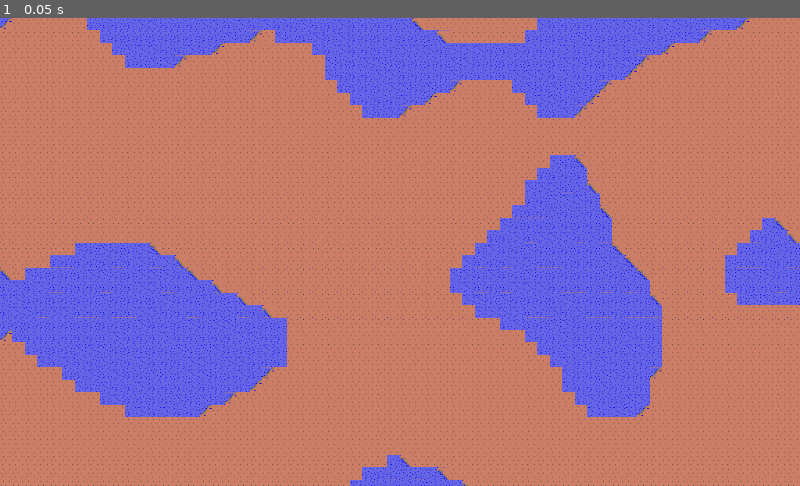
Above: before the commit, frame 1.
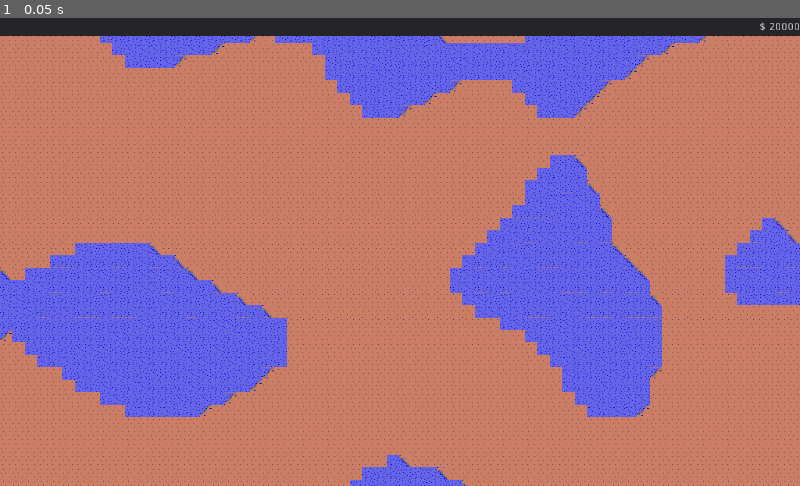
Above: after the commit, the same moment.

Repository: tonytins/citylimits
Game: Godot game, scene res://world.tscn
The game is run twice, just before and just after one commit, with the same random seed, the same clock (stepped at 60 frames per second) and the same inputs.
Inputs:
- Up to frame 1 (0.05 s): no input

The runs differ from the first frame. In frame 1, 3.8% of the frame differs, in the area x 0-100%, y 0-4%.

Commit message:
Budget script
New bank script that serves for handling the budget, taxes, and starting funds.

Diff:
--- /dev/null
+++ b/src/gui.tscn
@@ -0,0 +1,37 @@
+[gd_scene format=2]
+
+[node name="GUI" type="Control"]
+anchor_right = 1.0
+anchor_bottom = 1.0
+
+[node name="GPanel" type="Panel" parent="."]
+anchor_right = 1.0
+margin_bottom = 23.0
+
+[node name="HBox" type="HBoxContainer" parent="GPanel"]
+anchor_right = 1.0
+margin_top = 2.0
+margin_bottom = 22.0
+alignment = 2
+
+[node name="CurrencyLbl" type="Label" parent="GPanel/HBox"]
+margin_left = 1003.0
+margin_top = 3.0
+margin_right = 1011.0
+margin_bottom = 17.0
+text = "$"
+
+[node name="MoneyLbl" type="Label" parent="GPanel/HBox"]
+margin_left = 1015.0
+margin_top = 3.0
+margin_right = 1024.0
+margin_bottom = 17.0
+text = "#"
+
+[node name="DebugBtn" type="Button" parent="GPanel"]
+visible = false
+margin_left = 932.754
+margin_top = 563.202
+margin_right = 985.754
+margin_bottom = 583.202
+text = "Debug"
--- a/src/project.godot
+++ b/src/project.godot
@@ -19,11 +19,25 @@
 run/main_scene="res://world.tscn"
 config/icon="res://icon.png"
 
+[autoload]
+
+bank="*res://scripts/bank.gd"
+
 [display]
 
 window/stretch/mode="2d"
 window/stretch/aspect="keep"
 
+[input]
+
+ui_cheats={
+"deadzone": 0.5,
+"events": [ Object(InputEventKey,"resource_local_to_scene":false,"resource_name":"","device":0,"alt":false,"shift":false,"control":false,"meta":false,"command":false,"pressed":false,"scancode":16777238,"unicode":0,"echo":false,"script":null)
+, Object(InputEventKey,"resource_local_to_scene":false,"resource_name":"","device":0,"alt":false,"shift":false,"control":false,"meta":false,"command":false,"pressed":false,"scancode":16777237,"unicode":0,"echo":false,"script":null)
+, Object(InputEventKey,"resource_local_to_scene":false,"resource_name":"","device":0,"alt":false,"shift":false,"control":false,"meta":false,"command":false,"pressed":false,"scancode":67,"unicode":0,"echo":false,"script":null)
+ ]
+}
+
 [rendering]
 
 environment/default_environment="res://default_env.tres"
--- /dev/null
+++ b/src/scripts/bank.gd
@@ -0,0 +1,23 @@
+extends Node
+
+var budget: int
+var prev_budget: int
+
+var res_tax: int
+var comm_tax: int
+var indust_tax: int
+
+var fire_tax: int
+var police_tax: int
+var power_tax: int
+
+func starting_budget(lev: int):
+
+	if lev == 1:
+		budget = 20000
+	elif lev == 2:
+		budget = 10000
+	elif lev == 3:
+		budget = 5000
+	else:
+		budget = NAN
--- a/src/world.gd
+++ b/src/scripts/world.gd
@@ -1,10 +1,20 @@
-extends Node2D
+extends Node
 
-var noise : OpenSimplexNoise
+var noise: OpenSimplexNoise
 var map_size = Vector2(80, 60)
 var terrian_cap = 0.3
 
+func _process(delta):
+
+	$GUI/GPanel/HBox/MoneyLbl.text = str(bank.budget)
+
+func _input(event):
+	pass
+
 func _ready():
+
+	bank.starting_budget(1)
+
 	randomize()
 	noise = OpenSimplexNoise.new()
 	noise.seed = randi()
--- a/src/world.tscn
+++ b/src/world.tscn
@@ -1,10 +1,11 @@
-[gd_scene load_steps=4 format=2]
+[gd_scene load_steps=5 format=2]
 
-[ext_resource path="res://world.gd" type="Script" id=1]
+[ext_resource path="res://scripts/world.gd" type="Script" id=1]
 [ext_resource path="res://graphics/water.tres" type="TileSet" id=2]
 [ext_resource path="res://graphics/terrian.tres" type="TileSet" id=3]
+[ext_resource path="res://gui.tscn" type="PackedScene" id=4]
 
-[node name="Node2D" type="Node2D"]
+[node name="Node2D" type="Node"]
 script = ExtResource( 1 )
 
 [node name="Water" type="TileMap" parent="."]
@@ -16,3 +17,5 @@
 tile_set = ExtResource( 3 )
 cell_size = Vector2( 16, 16 )
 format = 1
+
+[node name="GUI" parent="." instance=ExtResource( 4 )]
